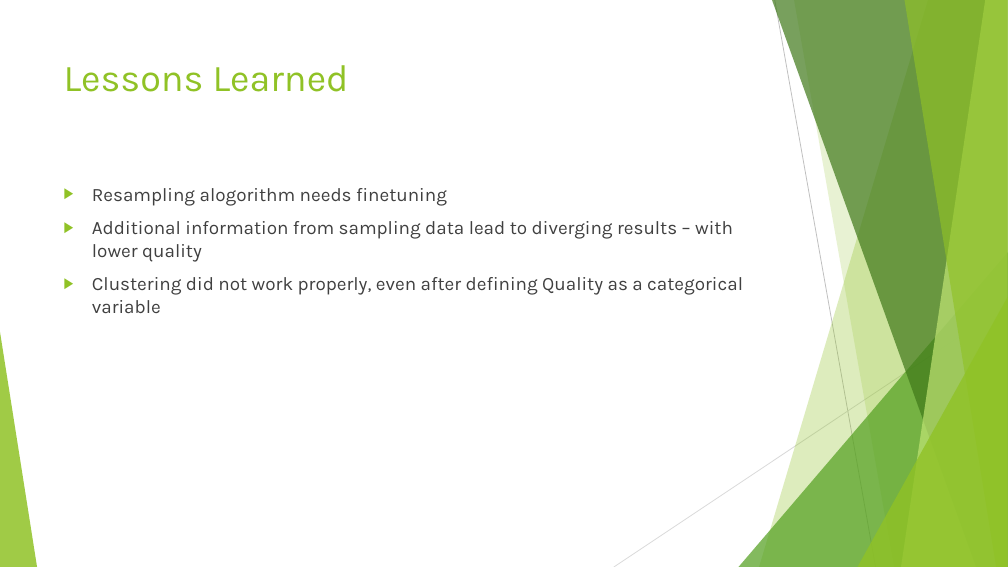
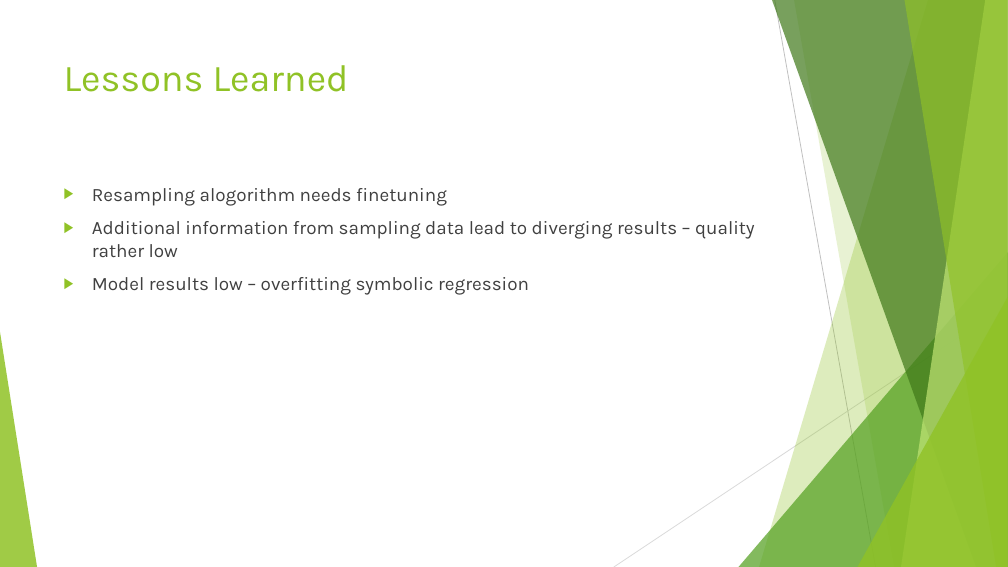
Before and after one commit to MaDe2101/DMLBeerProject, a slide deck: slide 8 of Documentation/Beer Data Presentation - Resampling Task.pptx (slide 7 before the commit). Drawn at 1008x567 pixels with LibreOffice and Linux fonts; fonts in the diff are those of the drawing. Boxes give left, top, right and bottom in pixels: in the first picture for what was removed or moved away, otherwise in the second. Text is boxed around its words. In the diff, an @@ line names an element or a change of style, - is before the commit and + after.

Commit message:
Added Symbolic Regression and Results to presentation

```diff
--- a/Documentation/Beer Data Presentation - Resampling Task.pptx
+++ b/Documentation/Beer Data Presentation - Resampling Task.pptx
@@ text at <box>92,221,755,295</box>: text changed @@
-▶ Additional information from sampling data lead to diverging results – with lower quality
-▶ Clustering did not work properly, even after defining Quality as a categorical variable
+▶ Additional information from sampling data lead to diverging results – quality rather low
+▶ Model results low – overfitting symbolic regression
```
Also in this commit, not shown: 1 other slide changed, 1 slide added, 14 other files.
